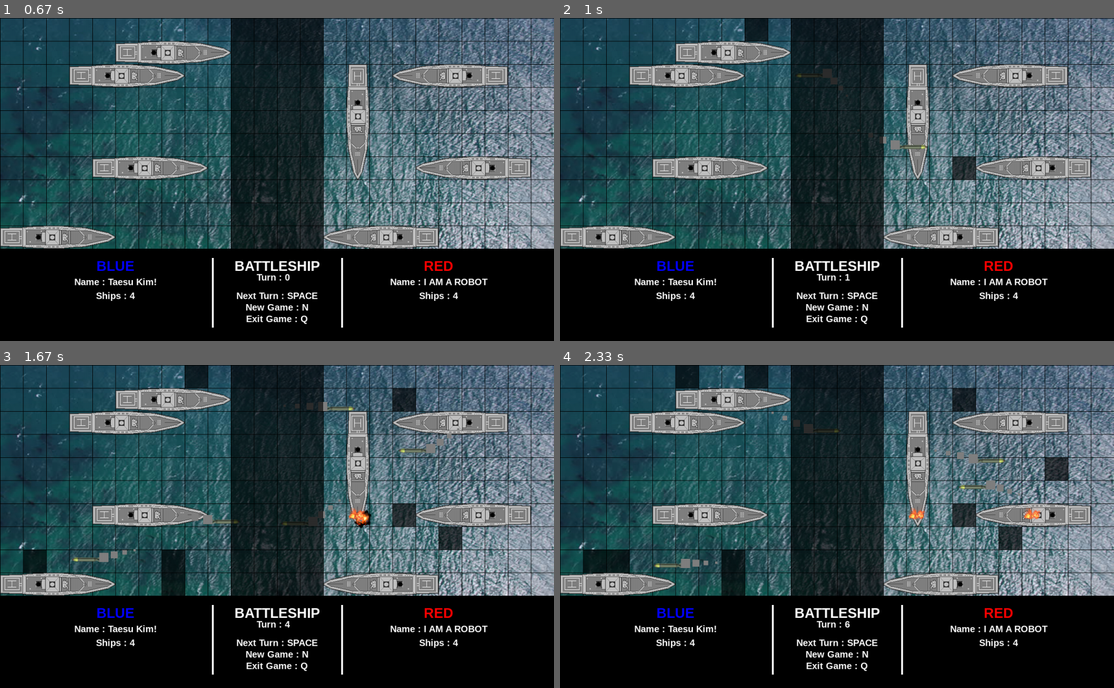
Above: before the commit, frames 1-4 (two rows, left to right).
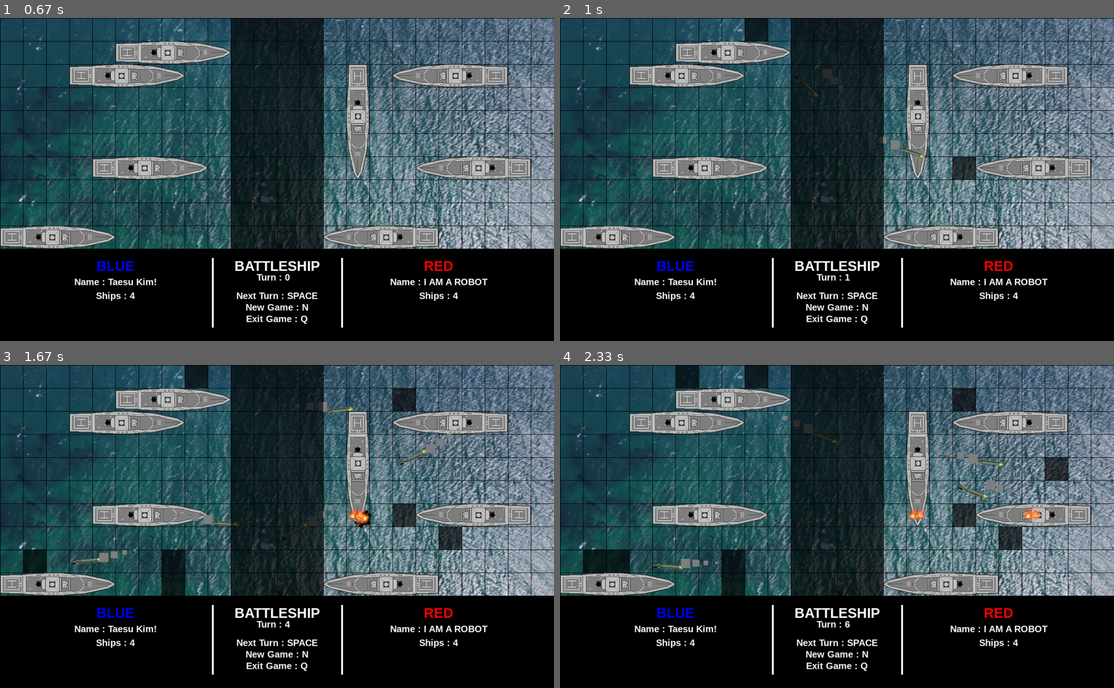
Above: after the commit, the same moments.

Repository: kimts2627/pygame_battleship
Game: pygame game, started from game.py
Two runs of this game, one before a commit and one after it. Both use one fixed random seed, a clock stepped at 60 frames per second and the inputs below.
Inputs:
- Up to frame 1 (0.67 s): tap Space at 0.33 s
- Up to frame 2 (1 s): tap Space at 0.67 s
- Up to frame 3 (1.67 s): tap Space at 1.07, 1.37, 1.57 s
- Up to frame 4 (2.33 s): tap Space at 1.9, 2.2 s

Frame 1 is identical in both runs. In frame 2, 0.1% of the frame differs, in the area x 42-67%, y 17-44%; in frame 3, 0.3%, in the area x 12-77%, y 12-62%; in frame 4, 0.3%.

Commit message:
[Python] <refactor>: Refactor Missile angle
Missile class가 발사될 때, missile 이미지의 각도가 target을 향하도록
refactoring 되었습니다.

Diff:
--- a/game.py
+++ b/game.py
@@ -2,6 +2,7 @@
 import sys
 import copy
 import pprint
+import math
 from os import path
 from constants import *
 from ai_blue import BlueAi
@@ -87,25 +88,12 @@
         self.pos = self.pos_list[0]
         self.speed = 25
         self.next_pos_index = 1
-        self.angle = 0
+        self.angle = math.degrees(math.atan2(self.rect.centery - target['y'], target['x'] - self.rect.centerx))
+        self.image = pg.transform.rotate(self.image, self.angle)
 
     def update(self):
         x = self.target['x']
         y = self.target['y']
-        # if self.rect.x != x:
-        #     if self.rect.x > x:
-        #         self.rect.x -= self.speed
-        #     elif self.rect.x < x:
-        #         self.rect.x += self.speed
-        # if self.rect.y != y:
-        #     if self.rect.y > y:
-        #         self.rect.y -= self.speed
-        #     elif self.rect.y < y:
-        #         self.rect.y += self.speed
-        # if self.rect.y == y and self.rect.x == x:
-        #     explode = Explode(x, y)
-        #     effect_group.add(explode)
-        #     missile_group.remove(self)
         missile_dir = pg.math.Vector2(self.pos_list[self.next_pos_index]) - self.pos
         if missile_dir.length() < self.speed:
             self.pos = self.pos_list[self.next_pos_index]
@@ -116,6 +104,7 @@
             self.pos = (new_pos.x, new_pos.y)
         self.rect.x = round(self.pos[0])
         self.rect.y = round(self.pos[1])
+
         if self.rect.y == y and self.rect.x == x:
             explode = Explode(x, y)
             effect_group.add(explode)
